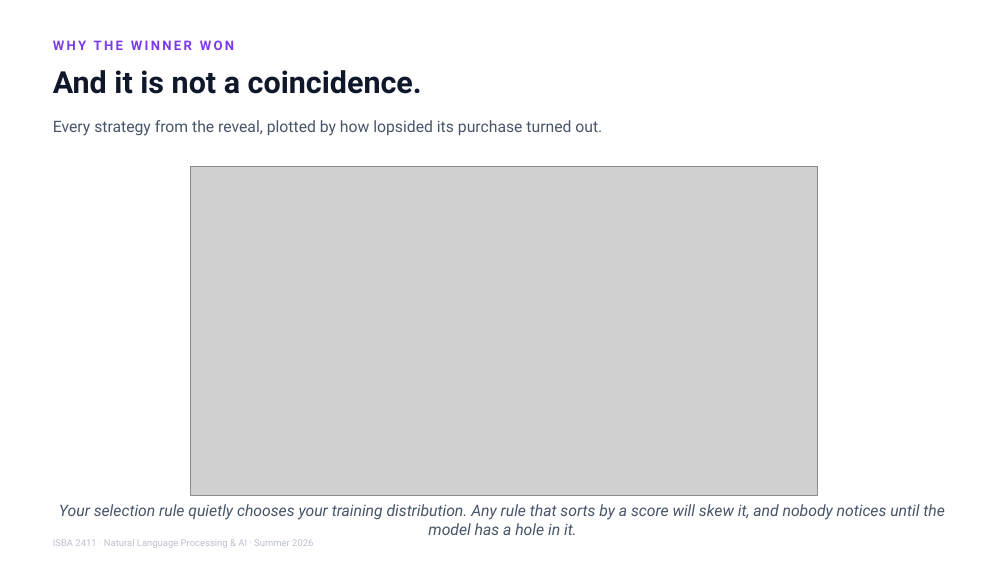
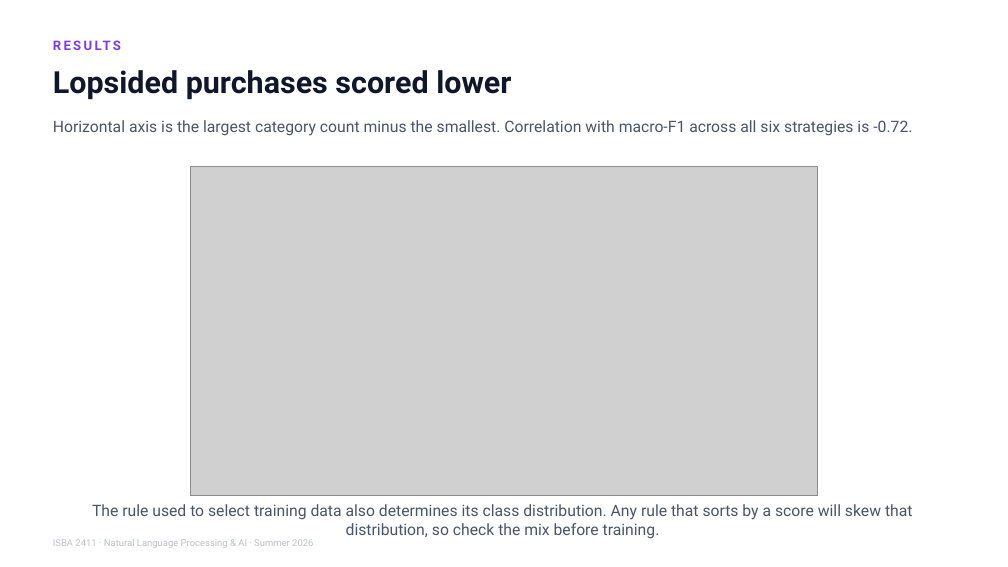
Before and after one commit to JulesMalin/isba2411-nlp, a slide deck: slide 17 of Week 7/L14_Making_It_Yours.pptx. Drawn at 1008x567 pixels with LibreOffice and Linux fonts; fonts in the diff are those of the drawing; grey boxes stand for pictures. Boxes give left, top, right and bottom in pixels: in the first picture for what was removed or moved away, otherwise in the second. Text is boxed around its words. In the diff, an @@ line names an element or a change of style, - is before the commit and + after.

```diff
--- a/Week 7/L14_Making_It_Yours.pptx
+++ b/Week 7/L14_Making_It_Yours.pptx
@@ text at <box>53,40,234,50</box>: text changed @@
-WHY THE WINNER WON
+RESULTS
@@ text at <box>53,70,511,100</box>: text changed @@
-And it is not a coincidence.
+Lopsided purchases scored lower
@@ text at <box>53,120,912,136</box>: text changed @@
-Every strategy from the reveal, plotted by how lopsided its purchase turned out.
+Horizontal axis is the largest category count minus the smallest. Correlation with macro-F1 across all six strategies is -0.72.
@@ text at <box>92,504,913,539</box>: text changed; italic off @@
-Your selection rule quietly chooses your training distribution. Any rule that sorts by a score will skew it, and nobody notices until the model has a hole in it.
+The rule used to select training data also determines its class distribution. Any rule that sorts by a score will skew that distribution, so check the mix before training.
```
Also in this commit, not shown: 20 other slides changed.
